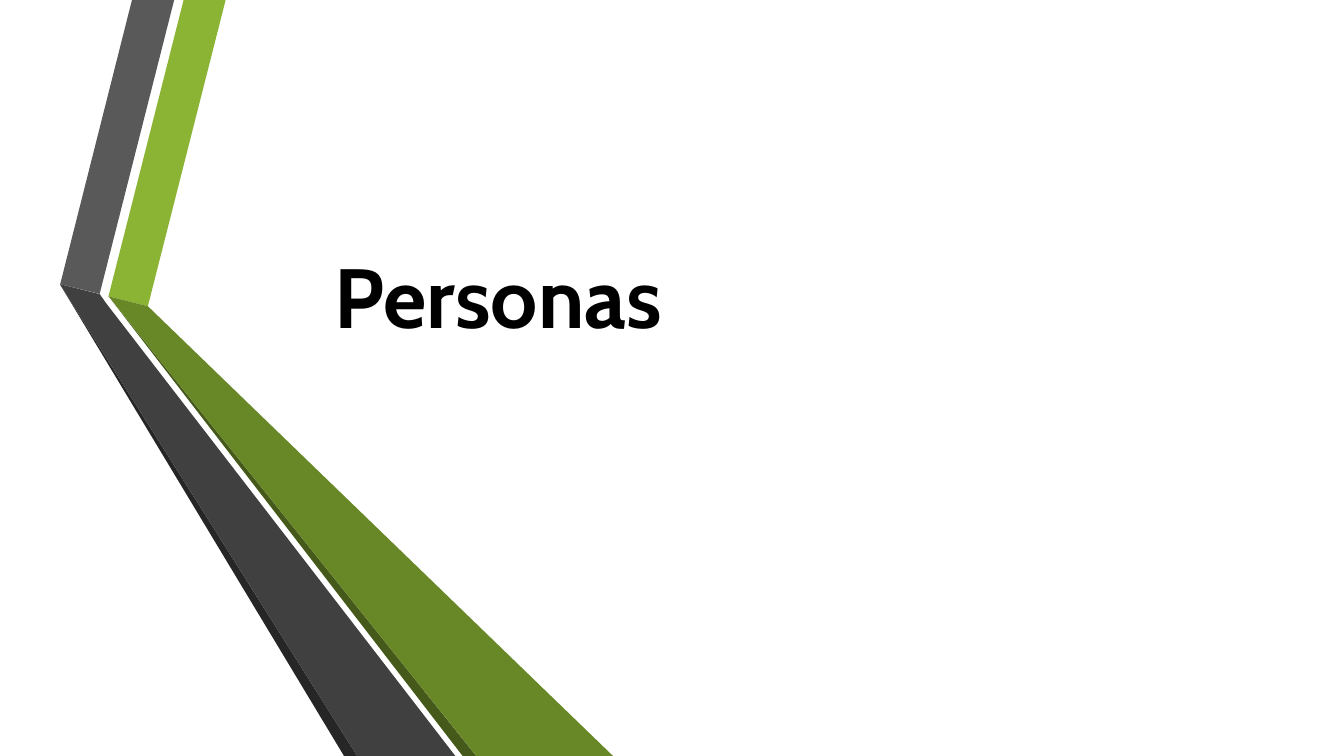
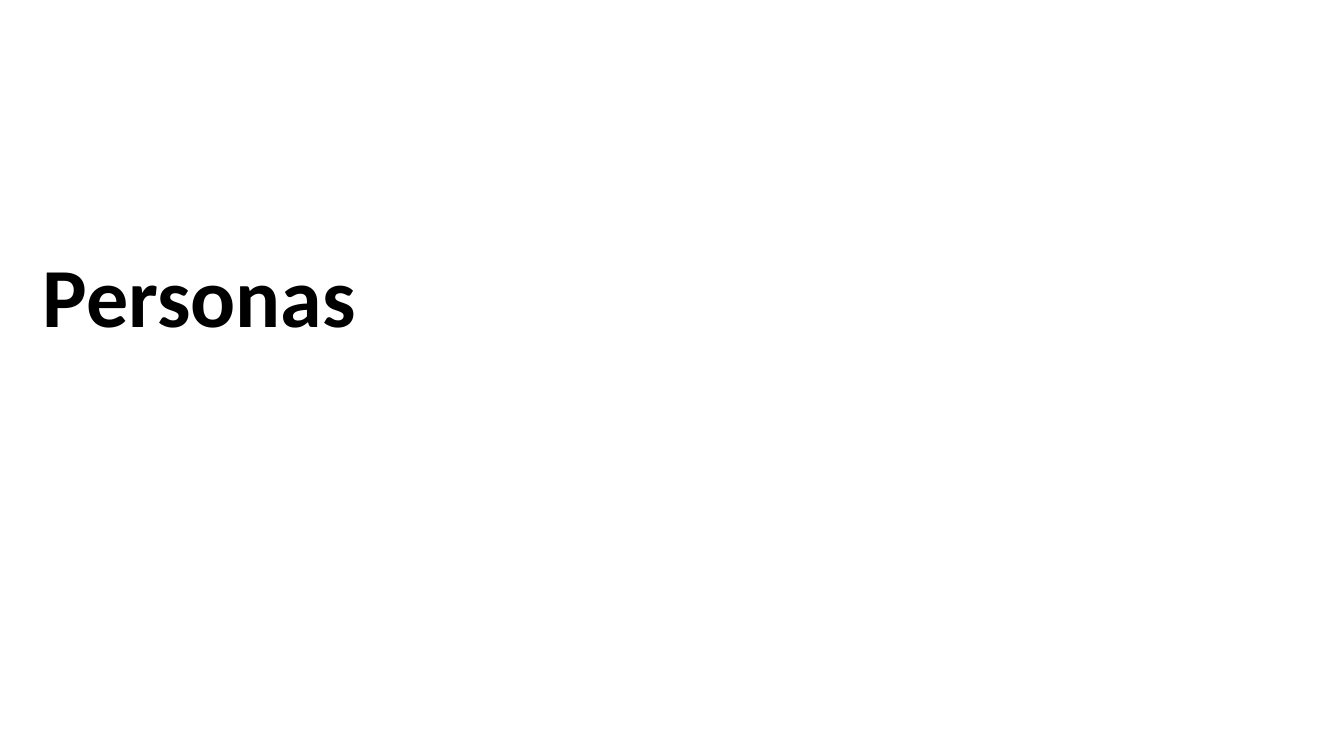
Before and after one commit to jonaswolf/IoTPflanze, a slide deck: slide 2 of 60_RequirementsEngineering/Personas.pptx. Drawn at 1344x756 pixels with LibreOffice and Linux fonts; fonts in the diff are those of the drawing; background and template pictures are left out. Boxes give left, top, right and bottom in pixels: in the first picture for what was removed or moved away, otherwise in the second. Text is boxed around its words. In the diff, an @@ line names an element or a change of style, - is before the commit and + after.

```diff
--- a/60_RequirementsEngineering/Personas.pptx
+++ b/60_RequirementsEngineering/Personas.pptx
@@ title "Personas" at bbox=[43, 272, 356, 328]: font Cabin to Calibri; alignment right to centre; line spacing 1 to 0.9 @@
@@ group removed at bbox=[60, 0, 614, 756]: 6 freeform shapes @@
```
Also in this commit, not shown: 4 other slides changed, 27 other files.
